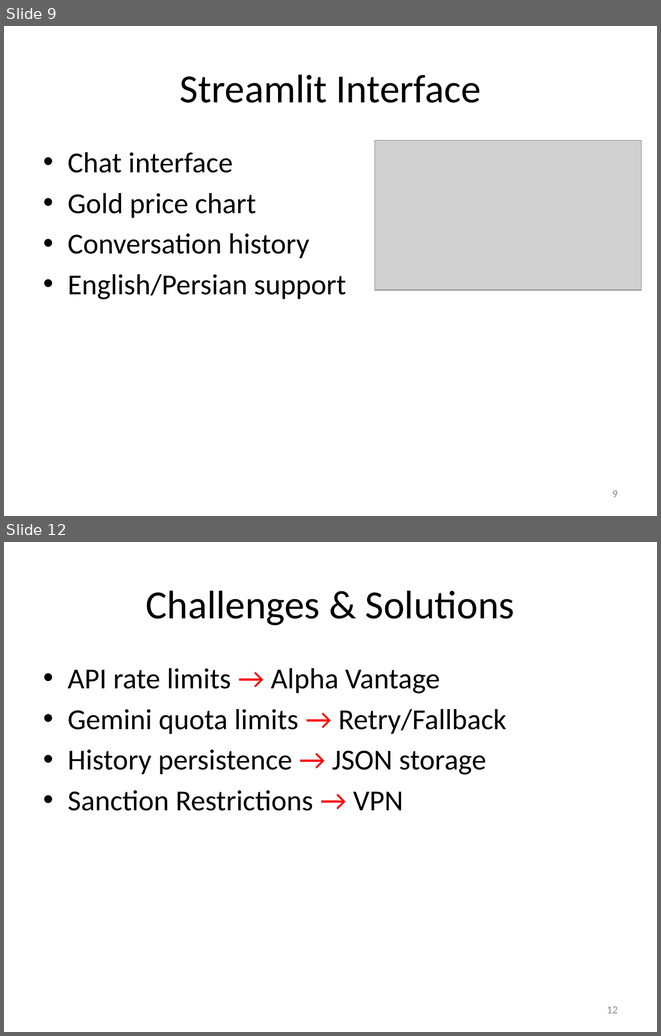
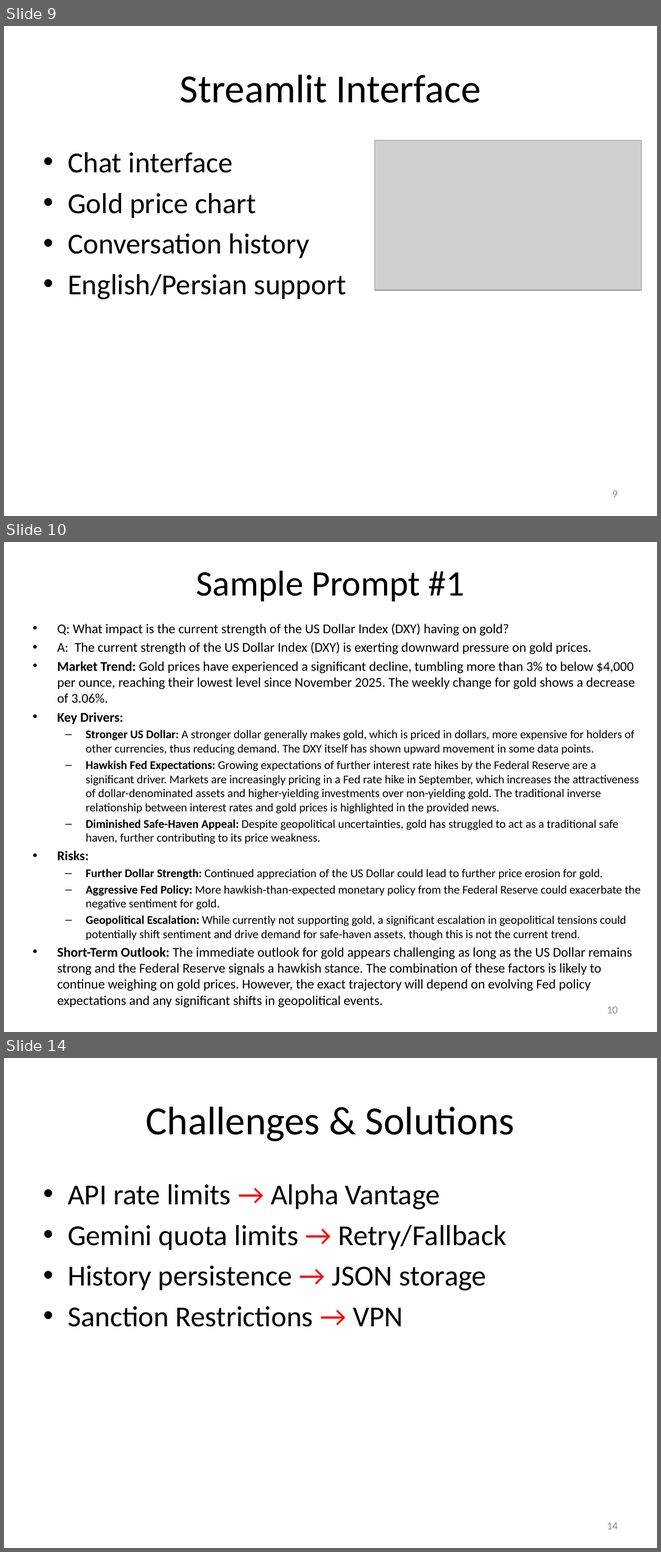
Before and after one commit to sabahihadi/Gold-Analysis-Agent, a slide deck: Gold_Analysis_Agent_Presentation.pptx. Shown one above the other, each under a label of ours: slides 9 and 12 before the commit, slides 9, 10 and 14 after it; the slides between them are not shown. The pictures are 661x1036 and 661x1552 pixels, drawn with LibreOffice and Linux fonts; fonts in the diff are those of the drawing; grey boxes stand for pictures. Boxes give left, top, right and bottom in pixels: in the first picture for what was removed or moved away, otherwise in the second. Text is boxed around its words. In the diff, an @@ line names an element or a change of style, - is before the commit and + after.

```diff
--- a/Gold_Analysis_Agent_Presentation.pptx
+++ b/Gold_Analysis_Agent_Presentation.pptx
@@ slide 10 added at [4, 542, 657, 1032], background #FFFFFF @@
@@ title added at [196, 571, 465, 601], 39.6 pt, text #000000 @@
+Sample Prompt #1
@@ text added at [57, 623, 641, 1007], 12.9 pt, text #000000 @@
+• Q: What impact is the current strength of the US Dollar Index (DXY) having on gold?
+• A: The current strength of the US Dollar Index (DXY) is exerting downward pressure on gold prices.
+• Market Trend: Gold prices have experienced a significant decline, tumbling more than 3% to below $4,000 per ounce, reaching their lowest level since November 2025. The weekly change for gold shows a decrease of 3.06%.
+• Key Drivers:
+  – Stronger US Dollar: A stronger dollar generally makes gold, which is priced in dollars, more expensive for holders of other currencies, thus reducing demand. The DXY itself has shown upward movement in some data points.
+  – Hawkish Fed Expectations: Growing expectations of further interest rate hikes by the Federal Reserve are a significant driver. Markets are increasingly pricing in a Fed rate hike in September, which increases the attractiveness of dollar-denominated assets and higher-yielding investments over non-yielding gold. The traditional inverse relationship between interest rates and gold prices is highlighted in the provided news.
+  – Diminished Safe-Haven Appeal: Despite geopolitical uncertainties, gold has struggled to act as a traditional safe haven, further contributing to its price weakness.
+• Risks:
+  – Further Dollar Strength: Continued appreciation of the US Dollar could lead to further price erosion for gold.
+  – Aggressive Fed Policy: More hawkish-than-expected monetary policy from the Federal Reserve could exacerbate the negative sentiment for gold.
+  – Geopolitical Escalation: While currently not supporting gold, a significant escalation in geopolitical tensions could potentially shift sentiment and drive demand for safe-haven assets, though this is not the current trend.
+• Short-Term Outlook: The immediate outlook for gold appears challenging as long as the US Dollar remains strong and the Federal Reserve signals a hawkish stance. The combination of these factors is likely to continue weighing on gold prices. However, the exact trajectory will depend on evolving Fed policy expectations and any significant shifts in geopolitical events.
@@ page number added at [607, 1006, 618, 1013], 12 pt, text #8C8C8C @@
+10
@@ what was slide 12 is now slide 14 @@
@@ page number at [607, 1522, 618, 1529]: text changed @@
-12
+14
```
Also in this commit, not shown: 3 slides changed, 1 other slide added.
